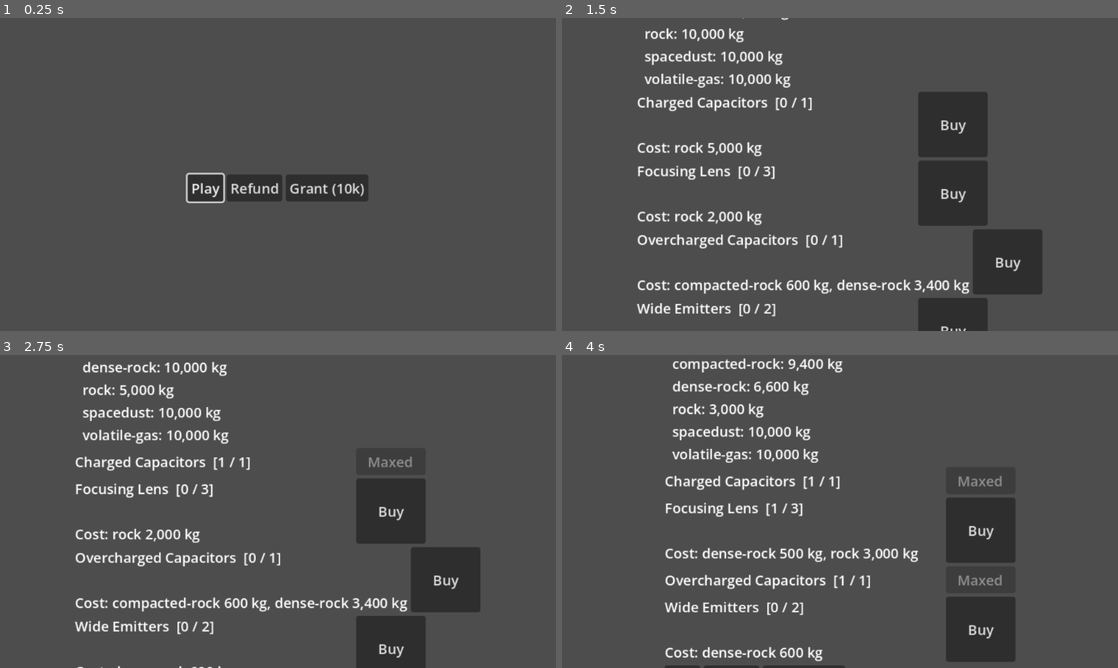
Above: before the commit, frames 1-4 (two rows, left to right).
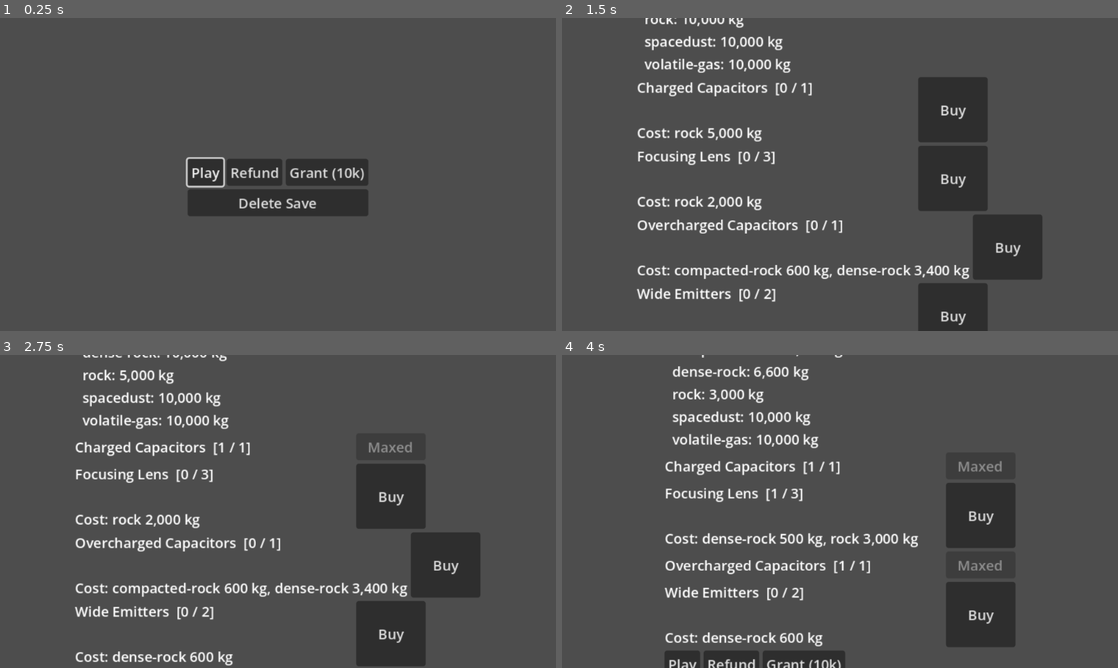
Above: after the commit, the same moments.

Repository: Senatrius/ablation
Game: Godot game, scene res://systems/game/hub.tscn
Two runs of this game, one before a commit and one after it. Both use one fixed random seed, a clock stepped at 60 frames per second and the inputs below.
Inputs:
- Up to frame 1 (0.25 s): no input
- Up to frame 2 (1.5 s): click "Refund" at 0.5 s; click "Grant (10k)" at 1.25 s
- Up to frame 3 (2.75 s): click "Buy" at 2 s
- Up to frame 4 (4 s): click "Buy" at 2.75 s; click "Buy" at 3.5 s

The runs differ from the first frame. In frame 1, 3.8% of the frame differs, in the area x 33-67%, y 44-64%; in frame 2, 13%; in frame 3, 13%; in frame 4, 13%, in the area x 18-82%, y 0-100%.

Commit message:
implement save system

Diff:
--- a/project.godot
+++ b/project.godot
@@ -12,6 +12,8 @@
 
 config/name="Solar Ablation"
 run/main_scene="uid://d1w5n631p8hf2"
+config/use_custom_user_dir=true
+config/custom_user_dir_name="Ablation"
 config/features=PackedStringArray("4.8", "Mobile")
 config/icon="res://icon.svg"
 
--- a/systems/game/hub.gd
+++ b/systems/game/hub.gd
@@ -5,6 +5,7 @@
 @onready var play_button: Button = %PlayButton
 @onready var refund_button: Button = %RefundButton
 @onready var grant_button: Button = %GrantButton
+@onready var delete_save_button: Button = %DeleteSaveButton
 
 var _refresh_queued: bool = false
 
@@ -18,6 +19,9 @@
 	Session.upgrades_changed.connect(_queue_refresh)
 
 	play_button.grab_focus()
+
+	delete_save_button.pressed.connect(Session.wipe_save)
+	delete_save_button.visible = OS.is_debug_build()
 
 func _queue_refresh() -> void:
 	if _refresh_queued:
@@ -35,7 +39,6 @@
 		child.queue_free()
 
 	for upgrade: UpgradeDefinition in Session.UPGRADE_LIST.upgrades:
-		# Never-bought upgrades whose first level needs an undiscovered material stay hidden entirely.
 		if Session.level_of(upgrade) == 0 and not Session.is_revealed(upgrade):
 			continue
 
--- a/systems/game/hub.tscn
+++ b/systems/game/hub.tscn
@@ -47,3 +47,8 @@
 unique_name_in_owner = true
 layout_mode = 2
 text = "Grant (10k)"
+
+[node name="DeleteSaveButton" type="Button" parent="CenterContainer/VBoxContainer" unique_id=1945727189]
+unique_name_in_owner = true
+layout_mode = 2
+text = "Delete Save"
--- a/systems/session/session.gd
+++ b/systems/session/session.gd
@@ -3,6 +3,8 @@
 signal storage_changed
 signal upgrades_changed
 
+const SAVE_PATH: String = "user://save_files/save.json"
+const SAVE_VERSION: int = 1
 const HUB_SCENE: String = "uid://d1w5n631p8hf2"
 const GAME_SCENE: String = "uid://dkw67lh51fmdc"
 const SALVAGE_ON_DEATH: float = 0.1
@@ -13,6 +15,7 @@
 var run_active: bool = false
 var upgrade_levels: Dictionary[StringName, int] = {}
 var discovered: Dictionary[StringName, bool] = {}
+var known_materials: Array[StringName] = []
 
 func _ready() -> void:
 	cargo.changed.connect(_note_discoveries)
@@ -23,6 +26,8 @@
 
 	if OS.is_debug_build():
 		_validate_content()
+
+	_load_game()
 
 func level_of(upgrade: UpgradeDefinition) -> int:
 	return upgrade_levels.get(upgrade.id, 0)
@@ -69,6 +74,8 @@
 	upgrade_levels[upgrade.id] = level_of(upgrade) + 1
 	storage_changed.emit()
 	upgrades_changed.emit()
+
+	save_game()
 	return true
 
 func upgraded(base: ContentDefinition) -> ContentDefinition:
@@ -99,6 +106,8 @@
 
 	get_tree().change_scene_to_file(HUB_SCENE)
 
+	save_game()
+
 func storage_total() -> int:
 	var total: int = 0
 
@@ -106,8 +115,6 @@
 		total += storage[id]
 
 	return total
-
-var known_materials: Array[StringName] = []
 
 func _validate_content() -> void:
 	var targets: Dictionary[StringName, ContentDefinition] = {}
@@ -132,6 +139,8 @@
 	upgrade_levels.clear()
 	storage_changed.emit()
 	upgrades_changed.emit()
+
+	save_game()
 
 func debug_grant(amount: int) -> void:
 	for id: StringName in known_materials:
@@ -139,3 +148,89 @@
 		discovered[id] = true
 
 	storage_changed.emit()
+
+	save_game()
+
+func save_game() -> void:
+	var data: Dictionary = {
+		"version": SAVE_VERSION,
+		"storage": _string_keys(storage),
+		"upgrades": _string_keys(upgrade_levels),
+		"discovered": discovered.keys().map(func(id: StringName) -> String: return String(id)),
+	}
+
+	var folder: String = SAVE_PATH.get_base_dir()
+	if not DirAccess.dir_exists_absolute(folder):
+		var folder_error: Error = DirAccess.make_dir_recursive_absolute(folder)
+
+		if folder_error != OK:
+			push_error("Couldn't create the save folder %s: %s" % [folder, error_string(folder_error)])
+			return
+
+	var temp_path: String = SAVE_PATH + ".tmp"
+	var file: FileAccess = FileAccess.open(temp_path, FileAccess.WRITE)
+
+	if file == null:
+		push_error("Couldn't write the save: %s" % error_string(FileAccess.get_open_error()))
+		return
+
+	file.store_string(JSON.stringify(data, "\t"))
+	file.close()
+
+	var error: Error = DirAccess.rename_absolute(temp_path, SAVE_PATH)
+	if error != OK:
+		push_error("Couldn't replace the save: %s" % error_string(error))
+
+func wipe_save() -> void:
+	storage.clear()
+	upgrade_levels.clear()
+	discovered.clear()
+	DirAccess.remove_absolute(SAVE_PATH)
+
+	storage_changed.emit()
+	upgrades_changed.emit()
+
+
+func _load_game() -> void:
+	if not FileAccess.file_exists(SAVE_PATH):
+		return
+
+	var parsed: Variant = JSON.parse_string(FileAccess.get_file_as_string(SAVE_PATH))
+
+	if not parsed is Dictionary:
+		DirAccess.rename_absolute(SAVE_PATH, SAVE_PATH + ".broken")
+		push_error("The save file was unreadable; it was kept as save.json.broken and a new game started.")
+		return
+
+	var data: Dictionary = parsed
+
+	var saved_storage: Dictionary = data.get("storage", {})
+	for key: String in saved_storage:
+		var id: StringName = StringName(key)
+
+		if not known_materials.has(id):
+			push_warning("Save has unknown material '%s'; dropped." % key)
+			continue
+
+		storage[id] = int(saved_storage[key])
+
+	var saved_upgrades: Dictionary = data.get("upgrades", {})
+	for key: String in saved_upgrades:
+		var upgrade: UpgradeDefinition = UPGRADE_LIST.find(StringName(key))
+
+		if upgrade == null:
+			push_warning("Save has unknown upgrade '%s'; dropped." % key)
+			continue
+
+		upgrade_levels[upgrade.id] = clampi(int(saved_upgrades[key]), 0, upgrade.max_level())
+
+	for key: Variant in data.get("discovered", []):
+		discovered[StringName(str(key))] = true
+
+static func _string_keys(source: Dictionary) -> Dictionary:
+	var result: Dictionary = {}
+
+	for key: Variant in source:
+		result[String(key)] = source[key]
+
+	return result
--- a/systems/upgrades/upgrade_list.gd
+++ b/systems/upgrades/upgrade_list.gd
@@ -74,3 +74,10 @@
 					problems.append("%s level %d: %s has no stat '%s'" % [upgrade.id, n + 1, upgrade.target, modifier.stat])
 
 	return problems
+
+func find(id: StringName) -> UpgradeDefinition:
+	for upgrade: UpgradeDefinition in upgrades:
+		if upgrade.id == id:
+			return upgrade
+
+	return null
